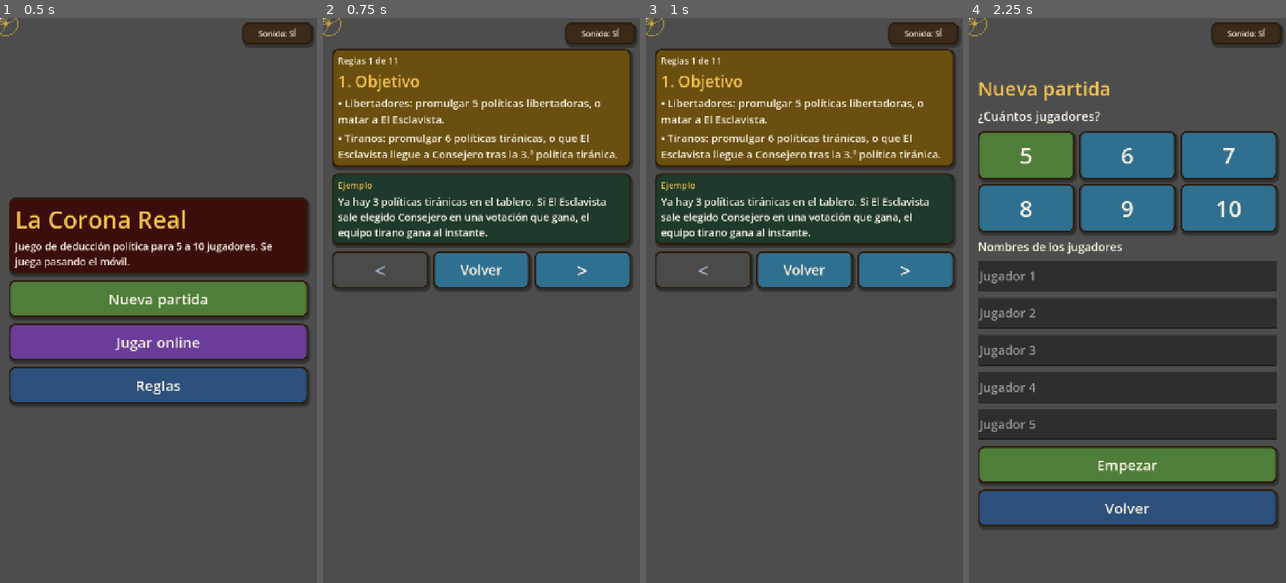
Above: before the commit, frames 1-4 (left to right).
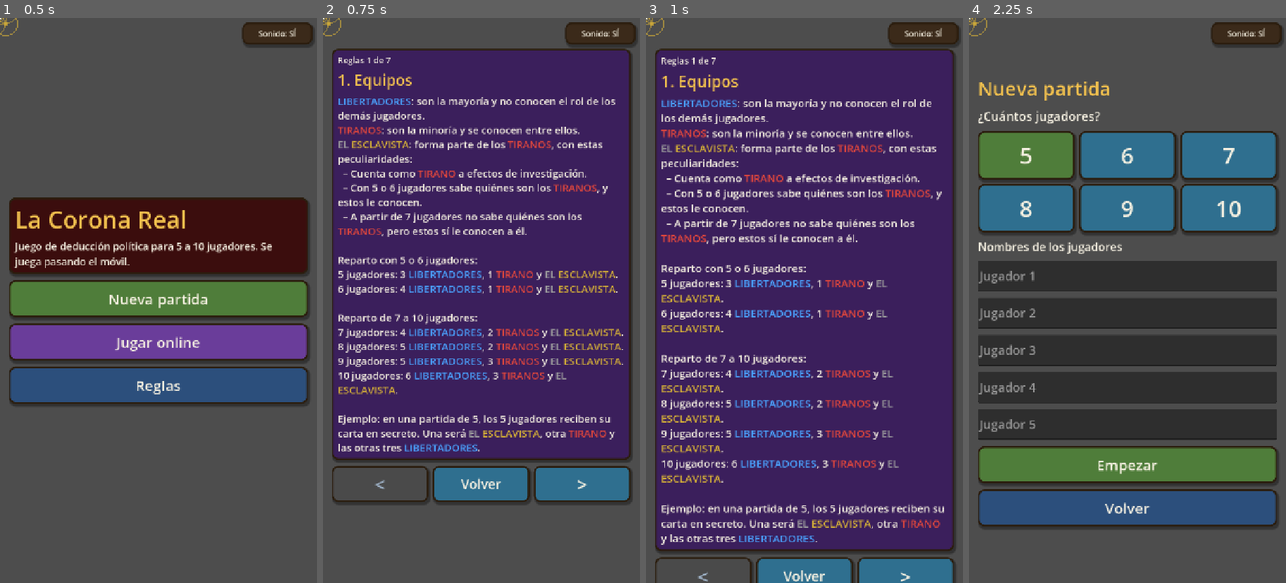
Above: after the commit, the same moments.

Repository: RafaValentin17/El-Lider-Secreto
Game: Godot game, scene res://main.tscn
Two runs of this game, one before a commit and one after it. Both use one fixed random seed, a clock stepped at 60 frames per second and the inputs below.
Inputs:
- Up to frame 1 (0.5 s): no input
- Up to frame 2 (0.75 s): click "Reglas" at 0.5 s
- Up to frame 3 (1 s): no input
- Up to frame 4 (2.25 s): click "Volver" at 1.25 s; click "Nueva partida" at 2 s

Frame 1 is identical in both runs. In frame 2, 73% of the frame differs, in the area x 2-98%, y 5-86%; in frame 3, 87%, in the area x 2-98%, y 5-100%; in frame 4, nothing differs.

Commit message:
Reglas reescritas por secciones con colores; votos SÍ/NO
Co-Authored-By: Claude Haiku 5.5 <noreply@anthropic.com>
Claude-Session: https://claude.ai/code/session_017LDfjcydiVQ5HAJ8RkrvM8

Diff:
--- a/scripts/main.gd
+++ b/scripts/main.gd
@@ -303,14 +303,16 @@
 	_begin_panel(Color(sec["color"]))
 	_lbl("Reglas %d de %d" % [rules_page + 1, secs.size()], 16, CREAM)
 	_lbl(sec["title"], 28, GOLD)
-	for line in sec["lines"]:
-		_lbl("• " + line, 19)
-	_end_panel()
-	if sec.has("example"):
-		_begin_panel(Color("#1e3a2b"))
-		_lbl("Ejemplo", 16, GOLD)
-		_lbl(sec["example"], 18, CREAM)
-		_end_panel()
+	var rt := RichTextLabel.new()
+	rt.bbcode_enabled = true
+	rt.fit_content = true
+	rt.scroll_active = false
+	rt.size_flags_horizontal = Control.SIZE_EXPAND_FILL
+	rt.add_theme_font_size_override("normal_font_size", int(19 * TXT))
+	rt.add_theme_color_override("default_color", CREAM)
+	rt.text = sec["text"]
+	cur.add_child(rt)
+	_end_panel()
 	var row := HBoxContainer.new()
 	row.add_theme_constant_override("separation", 10)
 	cur.add_child(row)
--- a/scripts/texts.gd
+++ b/scripts/texts.gd
@@ -13,8 +13,8 @@
 const TRACK := "Marcador de elecciones"
 const DRAW := "Pila de robar"
 const DISCARD := "Pila de descarte"
-const JA := "¡Ja!"
-const NEIN := "¡Nein!"
+const JA := "SÍ"
+const NEIN := "NO"
 
 const ROLE_NAME := {"liberal": "LIBERTADOR", "fascist": "TIRANO", "hitler": "EL ESCLAVISTA"}
 const ROLE_DESC := {
@@ -48,113 +48,83 @@
 ## Reglas por secciones: cada una con su color, sus puntos y un ejemplo.
 const RULE_SECTIONS := [
 	{
-		"title": "1. Objetivo",
-		"color": "#6b4f10",
-		"lines": [
-			"Libertadores: promulgar 5 políticas libertadoras, o matar a El Esclavista.",
-			"Tiranos: promulgar 6 políticas tiránicas, o que El Esclavista llegue a Consejero tras la 3.ª política tiránica.",
-		],
-		"example": "Ya hay 3 políticas tiránicas en el tablero. Si El Esclavista sale elegido Consejero en una votación que gana, el equipo tirano gana al instante.",
+		"title": "1. Equipos",
+		"color": "#3b1f5c",
+		"text": """[color=#4aa3ff]LIBERTADORES[/color]: son la mayoría y no conocen el rol de los demás jugadores.
+[color=#e0463c]TIRANOS[/color]: son la minoría y se conocen entre ellos.
+[color=#9e9e9e]EL[/color] [color=#d4af37]ESCLAVISTA[/color]: forma parte de los [color=#e0463c]TIRANOS[/color], con estas peculiaridades:
+  – Cuenta como [color=#e0463c]TIRANO[/color] a efectos de investigación.
+  – Con 5 o 6 jugadores sabe quiénes son los [color=#e0463c]TIRANOS[/color], y estos le conocen.
+  – A partir de 7 jugadores no sabe quiénes son los [color=#e0463c]TIRANOS[/color], pero estos sí le conocen a él.
+
+Reparto con 5 o 6 jugadores:
+5 jugadores: 3 [color=#4aa3ff]LIBERTADORES[/color], 1 [color=#e0463c]TIRANO[/color] y [color=#9e9e9e]EL[/color] [color=#d4af37]ESCLAVISTA[/color].
+6 jugadores: 4 [color=#4aa3ff]LIBERTADORES[/color], 1 [color=#e0463c]TIRANO[/color] y [color=#9e9e9e]EL[/color] [color=#d4af37]ESCLAVISTA[/color].
+
+Reparto de 7 a 10 jugadores:
+7 jugadores: 4 [color=#4aa3ff]LIBERTADORES[/color], 2 [color=#e0463c]TIRANOS[/color] y [color=#9e9e9e]EL[/color] [color=#d4af37]ESCLAVISTA[/color].
+8 jugadores: 5 [color=#4aa3ff]LIBERTADORES[/color], 2 [color=#e0463c]TIRANOS[/color] y [color=#9e9e9e]EL[/color] [color=#d4af37]ESCLAVISTA[/color].
+9 jugadores: 5 [color=#4aa3ff]LIBERTADORES[/color], 3 [color=#e0463c]TIRANOS[/color] y [color=#9e9e9e]EL[/color] [color=#d4af37]ESCLAVISTA[/color].
+10 jugadores: 6 [color=#4aa3ff]LIBERTADORES[/color], 3 [color=#e0463c]TIRANOS[/color] y [color=#9e9e9e]EL[/color] [color=#d4af37]ESCLAVISTA[/color].
+
+Ejemplo: en una partida de 5, los 5 jugadores reciben su carta en secreto. Una será [color=#9e9e9e]EL[/color] [color=#d4af37]ESCLAVISTA[/color], otra [color=#e0463c]TIRANO[/color] y las otras tres [color=#4aa3ff]LIBERTADORES[/color].""",
 	},
 	{
-		"title": "2. Equipos y reparto",
-		"color": "#3b1f5c",
-		"lines": [
-			"Libertadores: la mayoría. No saben quién es quién.",
-			"Tiranos: conocen a El Esclavista desde el principio.",
-			"El Esclavista: lidera el equipo tirano.",
-			"Con 5 jugadores: 3 libertadores, 1 tirano y El Esclavista.",
-		],
-		"example": "Partida de 5: cada jugador recibe en secreto una carta de rol. Una de ellas es El Esclavista, otra es Tirano y las otras tres son Libertadores.",
+		"title": "2. Objetivo",
+		"color": "#6b4f10",
+		"text": """[color=#4aa3ff]LIBERTADORES[/color]: aprobar 5 [color=#e6e6e6]LEYES[/color] [color=#9fd8ff]LIBERTADORAS[/color] o ejecutar a [color=#9e9e9e]EL[/color] [color=#d4af37]ESCLAVISTA[/color].
+[color=#e0463c]TIRANOS[/color]: aprobar 6 [color=#e6e6e6]LEYES[/color] [color=#ff8a80]TIRÁNICAS[/color], o conseguir que [color=#9e9e9e]EL[/color] [color=#d4af37]ESCLAVISTA[/color] salga elegido [color=#b388ff]CONSEJERO[/color] tras tener 3 [color=#e6e6e6]LEYES[/color] [color=#ff8a80]TIRÁNICAS[/color] aprobadas.
+
+Ejemplo: con 3 [color=#e6e6e6]LEYES[/color] [color=#ff8a80]TIRÁNICAS[/color] ya aprobadas, el [color=#ff9f43]REY[/color] propone a [color=#9e9e9e]EL[/color] [color=#d4af37]ESCLAVISTA[/color] como [color=#b388ff]CONSEJERO[/color]. Si el gobierno es aprobado, los [color=#e0463c]TIRANOS[/color] ganan al instante.""",
 	},
 	{
 		"title": "3. Preparación",
 		"color": "#2d4a3e",
-		"lines": [
-			"Pila de robar: 6 políticas libertadoras y 11 tiránicas, mezcladas boca abajo.",
-			"El primer Rey se elige al azar.",
-			"Con 5 o 6 jugadores, El Esclavista sabe quién es el Tirano. Con 7 a 10, no.",
-		],
-		"example": "Al empezar, cada jugador mira su carta en secreto. Después se entrega el marcador de Rey al jugador elegido al azar.",
+		"text": """El [color=#4dd0c8]MAZO[/color] de [color=#e6e6e6]LEYES[/color] se compone de 6 [color=#e6e6e6]LEYES[/color] [color=#9fd8ff]LIBERTADORAS[/color] y 11 [color=#e6e6e6]LEYES[/color] [color=#ff8a80]TIRÁNICAS[/color], mezcladas boca abajo.
+El primer [color=#ff9f43]REY[/color] se elige al azar. Después, el cargo pasa por orden en cada ronda.
+
+Ejemplo: en una partida de 5, el primer [color=#ff9f43]REY[/color] sale al azar entre los 5 jugadores. La siguiente ronda pasa al jugador siguiente en el orden.""",
 	},
 	{
-		"title": "4. Ronda: elegir Consejero",
+		"title": "4. Dinámica de ronda",
 		"color": "#1f5f9e",
-		"lines": [
-			"El Rey propone un Consejero entre los jugadores vivos.",
-			"El Consejero anterior nunca puede repetir.",
-			"En partidas de 7 o más jugadores, el Rey anterior tampoco puede ser Consejero.",
-		],
-		"example": "Partida de 7. El gobierno anterior fue Ana de Rey y Luis de Consejero. La siguiente ronda pasa a Marta, que no puede proponer a Luis, ni a Ana si Ana fue Rey.",
+		"text": """El [color=#ff9f43]REY[/color] propone a un [color=#b388ff]CONSEJERO[/color].
+Todos los jugadores vivos, incluidos el [color=#ff9f43]REY[/color] y el [color=#b388ff]CONSEJERO[/color] propuesto, votan en secreto [color=#3fbf6a]SÍ[/color] o [color=#ff5c8a]NO[/color].
+Se necesita mayoría simple de [color=#3fbf6a]SÍ[/color]. Si gana el [color=#ff5c8a]NO[/color] o hay empate, el gobierno fracasa y el marcador de fracasos sube 1.
+Si el gobierno es aprobado, el [color=#ff9f43]REY[/color] de esa ronda no podrá ser propuesto [color=#b388ff]CONSEJERO[/color] en la siguiente ronda.
+Al tercer fracaso seguido, se promulga automáticamente la [color=#e6e6e6]LEY[/color] de arriba del [color=#4dd0c8]MAZO[/color], sin votación.
+
+Ejemplo de mayoría: 5 jugadores (Ana, Luis, Marta, Pablo y Lucía). Ana, [color=#ff9f43]REY[/color], propone a Luis. Votan: Ana [color=#3fbf6a]SÍ[/color], Luis [color=#3fbf6a]SÍ[/color], Marta [color=#ff5c8a]NO[/color], Pablo [color=#3fbf6a]SÍ[/color] y Lucía [color=#ff5c8a]NO[/color]. Son 3 [color=#3fbf6a]SÍ[/color] frente a 2 [color=#ff5c8a]NO[/color]: el gobierno queda aprobado. Ana no puede ser [color=#b388ff]CONSEJERA[/color] en la siguiente ronda.
+
+Ejemplo de empate: 6 jugadores, 3 [color=#3fbf6a]SÍ[/color] y 3 [color=#ff5c8a]NO[/color]. El gobierno fracasa y el marcador sube 1.""",
 	},
 	{
-		"title": "5. Votación",
-		"color": "#2c7a4b",
-		"lines": [
-			"Todos los jugadores vivos, incluidos Rey y Consejero, votan ¡Ja! o ¡Nein!.",
-			"Los votos se revelan a la vez. Gana el ¡Ja! si tiene más votos.",
-			"Si hay empate, el gobierno fracasa.",
-		],
-		"example": "Partida de 7: 4 votan ¡Ja! y 3 ¡Nein!, el gobierno sale. Con 3 ¡Ja! y 3 ¡Nein! hay empate y fracasa.",
+		"title": "5. Sesión legislativa y ejecutiva",
+		"color": "#a35c1e",
+		"text": """El [color=#ff9f43]REY[/color] roba 3 [color=#e6e6e6]LEYES[/color] y las mira en secreto. Descarta una y pasa las otras dos al [color=#b388ff]CONSEJERO[/color].
+El [color=#b388ff]CONSEJERO[/color] elige una de esas dos [color=#e6e6e6]LEYES[/color] para promulgarla. Suma 1 punto al marcador de [color=#4aa3ff]LIBERTADORES[/color] si es azul, o al de [color=#e0463c]TIRANOS[/color] si es roja.
+Durante la sesión, el [color=#ff9f43]REY[/color] y el [color=#b388ff]CONSEJERO[/color] no pueden hablar ni hacer señas.
+
+Ejemplo: el [color=#ff9f43]REY[/color] roba [color=#9fd8ff]LIBERTADORA[/color], [color=#ff8a80]TIRÁNICA[/color] y [color=#ff8a80]TIRÁNICA[/color]. Descarta una [color=#ff8a80]TIRÁNICA[/color] y pasa la [color=#9fd8ff]LIBERTADORA[/color] y la otra [color=#ff8a80]TIRÁNICA[/color] al [color=#b388ff]CONSEJERO[/color]. Este elige la [color=#ff8a80]TIRÁNICA[/color] y se promulga: suma 1 punto a los [color=#e0463c]TIRANOS[/color].""",
 	},
 	{
-		"title": "6. Gobierno fracasado y marcador",
-		"color": "#8c2f39",
-		"lines": [
-			"Si el gobierno fracasa, el Rey pasa al siguiente jugador y el marcador sube 1.",
-			"Al tercer fracaso seguido se promulga la política de arriba de la pila de robar, sin votación y sin poder.",
-			"El marcador vuelve a 0 cada vez que se promulga una política.",
-		],
-		"example": "Fracaso 1: marcador en 1. Fracaso 2: marcador en 2. Fracaso 3: se promulga la primera carta del mazo y el marcador vuelve a 0.",
+		"title": "6. Poderes tiránicos",
+		"color": "#7a1f1f",
+		"text": """Se activan una vez por partida, cuando se promulga una [color=#e6e6e6]LEY[/color] [color=#ff8a80]TIRÁNICA[/color] que cubre una casilla con poder. Los usa el [color=#ff9f43]REY[/color] de turno, al inicio de su turno.
+Ojeada: mira en privado las 3 próximas [color=#e6e6e6]LEYES[/color], sin cambiar su orden.
+Investigar lealtad: elige a un jugador y mira en privado su equipo ([color=#4aa3ff]LIBERTADORES[/color] o [color=#e0463c]TIRANOS[/color]).
+Elección extraordinaria: el [color=#ff9f43]REY[/color] anuncia en público quién será su sucesor en la siguiente ronda.
+Ejecución: el [color=#ff9f43]REY[/color] ejecuta a un jugador. Si es [color=#9e9e9e]EL[/color] [color=#d4af37]ESCLAVISTA[/color], los [color=#4aa3ff]LIBERTADORES[/color] ganan la partida automáticamente. Si es otro rol, este no será revelado.
+
+Ejemplo de ejecución: el [color=#ff9f43]REY[/color] ejecuta a Pablo. Si Pablo es [color=#9e9e9e]EL[/color] [color=#d4af37]ESCLAVISTA[/color], ganan los [color=#4aa3ff]LIBERTADORES[/color]. Si es un [color=#e0463c]TIRANO[/color], su rol no se revela.""",
 	},
 	{
-		"title": "7. Sesión legislativa",
-		"color": "#a35c1e",
-		"lines": [
-			"El Rey roba 3 políticas, las mira en secreto y descarta 1 boca abajo.",
-			"Pasa las 2 restantes al Consejero, que mira en secreto, descarta 1 y promulga la otra.",
-			"Durante la sesión no se puede hablar ni hacer señas.",
-		],
-		"example": "El Rey roba libertadora, tiránica y tiránica. Descarta una tiránica y pasa libertadora y tiránica. El Consejero descarta la tiránica y promulga la libertadora.",
-	},
-	{
-		"title": "8. Poderes de las políticas tiránicas",
-		"color": "#7a1f1f",
-		"lines": [
-			"Una política tiránica da poder solo si la casilla que cubre lo tiene impreso.",
-			"Ojeada: mirar las 3 próximas políticas del mazo, sin cambiar el orden.",
-			"Investigar lealtad: ver el carné de partido de un jugador (su bando, no su rol). Solo una vez por jugador.",
-			"Elección extraordinaria: elegir al siguiente Rey. Después la rotación sigue su curso.",
-			"Ejecución: eliminar a un jugador. Si es El Esclavista, ganan los libertadores.",
-			"El poder se usa una sola vez y el Rey decide cómo.",
-		],
-		"example": "Partida de 7: la 2.ª política tiránica da Investigar. El Rey audita a Marta y ve que es Libertador. Puede contarlo o mentir.",
-	},
-	{
-		"title": "9. Veto",
+		"title": "7. Veto y consejos",
 		"color": "#4a1a5c",
-		"lines": [
-			"Tras la 5.ª política tiránica, el Consejero puede proponer veto en lugar de promulgar.",
-			"Si el Rey acepta, se descartan las 2 políticas y el marcador sube 1.",
-			"Si lo rechaza, el Consejero debe promulgar una de las dos.",
-		],
-		"example": "El Consejero propone veto. El Rey acepta: ambas cartas van al descarte y el marcador pasa a 1.",
-	},
-	{
-		"title": "10. Consejos",
-		"color": "#2e4057",
-		"lines": [
-			"Lo que sabes en secreto (investigaciones, cartas vistas) lo puedes contar o mentir.",
-			"El Esclavista solo está obligado a decir la verdad si lo asesinan o si llega a Consejero tras 3 tiranos.",
-			"Los tiranos ganan sobre todo eligiendo a El Esclavista como Consejero.",
-		],
-		"example": "Un libertador investiga a Marta, que es Tirana, y dice que es Libertadora. Mentir sobre lo que se sabe en secreto está permitido.",
-	},
-	{
-		"title": "Créditos",
-		"color": "#333333",
-		"lines": [
-			"Basado en Secret Hitler (Mike Boxleiter, Tommy Maranges y Mac Schubert; Goat, Wolf & Cabbage), licencia CC BY-NC-SA 4.0. Uso no comercial.",
-		],
+		"text": """Veto: tras la 5.ª [color=#e6e6e6]LEY[/color] [color=#ff8a80]TIRÁNICA[/color], el [color=#b388ff]CONSEJERO[/color] puede proponer un [color=#ffe082]VETO[/color] en lugar de promulgar una [color=#e6e6e6]LEY[/color]. Si el [color=#ff9f43]REY[/color] lo acepta, se descartan ambas [color=#e6e6e6]LEYES[/color] y el marcador de fracasos sube 1. Si lo rechaza, el [color=#b388ff]CONSEJERO[/color] debe promulgar una de ellas.
+
+Toda la información que tengas puedes contarla o mentir según te convenga.
+[color=#9e9e9e]EL[/color] [color=#d4af37]ESCLAVISTA[/color] solo está obligado a decir la verdad si es ejecutado o elegido [color=#b388ff]CONSEJERO[/color] tras la tercera [color=#e6e6e6]LEY[/color] [color=#ff8a80]TIRÁNICA[/color].
+La forma más fácil de que ganen los [color=#e0463c]TIRANOS[/color] es elegir a [color=#9e9e9e]EL[/color] [color=#d4af37]ESCLAVISTA[/color] como [color=#b388ff]CONSEJERO[/color] para que promulgue [color=#e6e6e6]LEYES[/color] [color=#ff8a80]TIRÁNICAS[/color].""",
 	},
 ]
